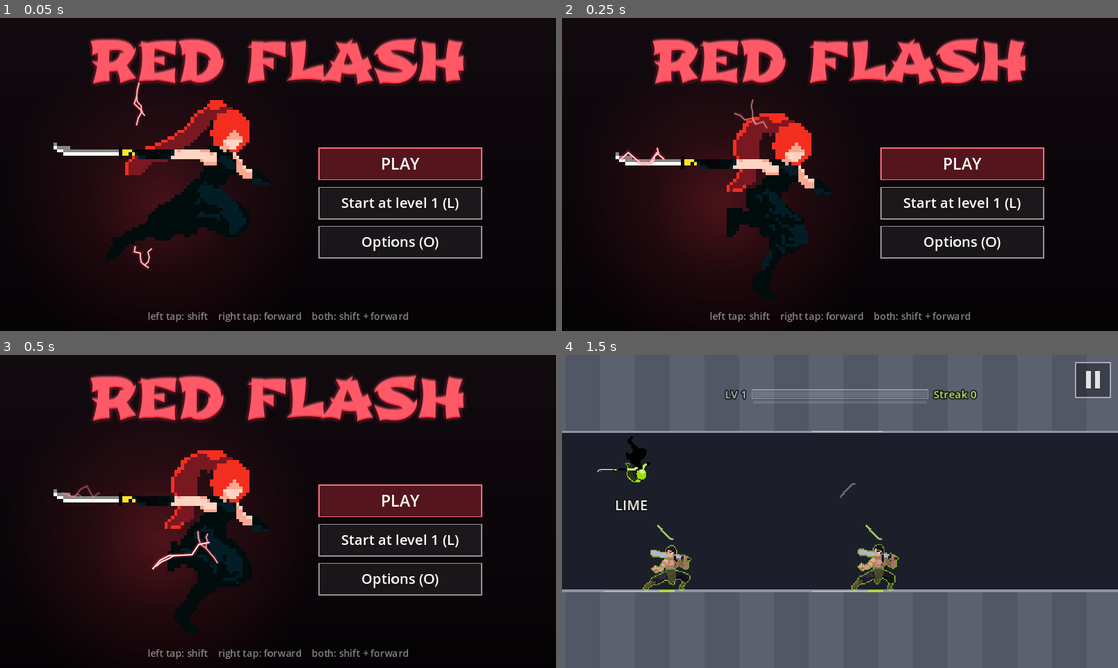
Above: before the commit, frames 1-4 (two rows, left to right).
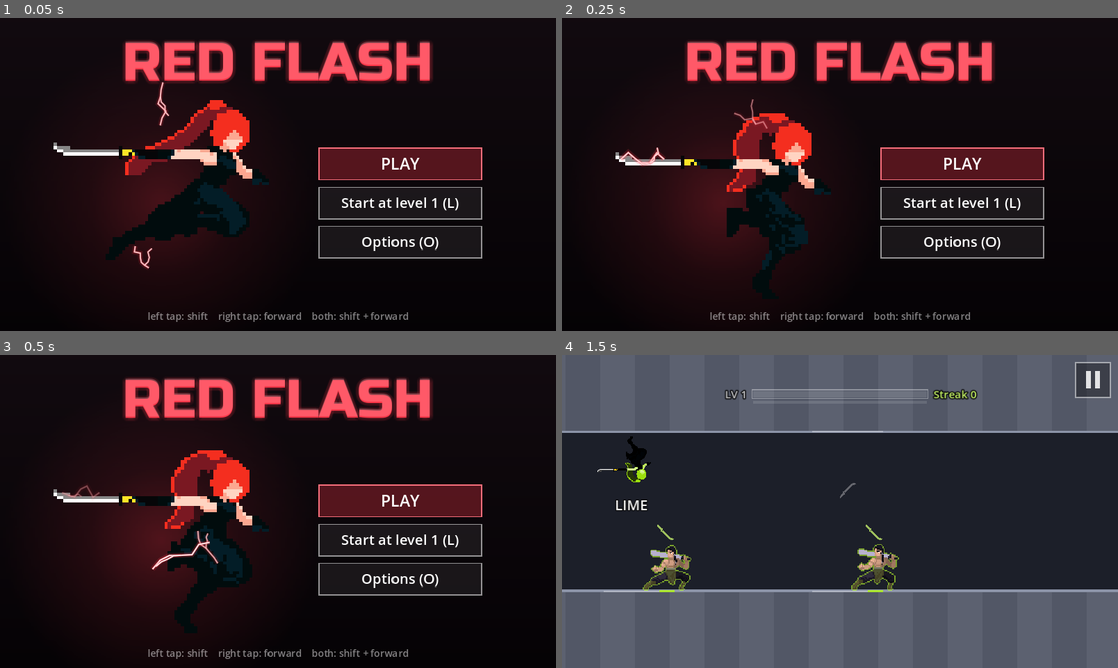
Above: after the commit, the same moments.

Repository: fredsbreads/game-off
Game: Godot game, scene res://scenes/main.tscn
Two runs of this game, one before a commit and one after it. Both use one fixed random seed, a clock stepped at 60 frames per second and the inputs below. Sound files missing from this copy of the repository are replaced by a short silence.
Inputs (mouse positions are in pixels of both pictures, inside the frame that each line leads up to):
- Up to frame 1 (0.05 s): no input
- Up to frame 2 (0.25 s): no input
- Up to frame 3 (0.5 s): no input
- Up to frame 4 (1.5 s): tap Enter at 0.5 s; move the mouse to (962, 495) at 0.52 s; hold Right 0.53-1.28 s; hold J (tp_vertical) 0.53-1.28 s; click (962, 495) at 0.67 s; tap Space at 0.77 s; move the mouse to (728, 527) at 1.27 s; hold Down from 1.28 s (still down); tap C at 1.35 s

The runs differ from the first frame. In frame 1, 6.5% of the frame differs, in the area x 16-84%, y 6-35%; in frame 2, 6.1%; in frame 3, 6.2%; in frame 4, nothing differs.

Commit message:
Title font: Russo One (Shojumaru removed)

Diff:
--- a/scripts/main_menu.gd
+++ b/scripts/main_menu.gd
@@ -12,8 +12,8 @@
 ## (Right, Left, K, J, D, A, the Shifts) plays; O opens Options.
 
 const TITLE := "RED FLASH"
-## The title's font ("Shojumaru", SIL Open Font License: assets/fonts).
-var title_font: Font = preload("res://assets/fonts/Shojumaru-Regular.ttf")
+## The title's font ("Russo One", SIL Open Font License: assets/fonts).
+var title_font: Font = preload("res://assets/fonts/RussoOne-Regular.ttf")
 const TITLE_SIZE := 100
 const TITLE_RED := Color(1.0, 0.22, 0.29)
 const BG_TOP := Color(0.07, 0.04, 0.06)
Not shown, changed: assets/fonts/RussoOne-OFL.txt
Binary file added: assets/fonts/RussoOne-Regular.ttf
Not shown, changed: assets/fonts/RussoOne-Regular.ttf.import
Binary file removed: assets/fonts/Shojumaru-Regular.ttf
